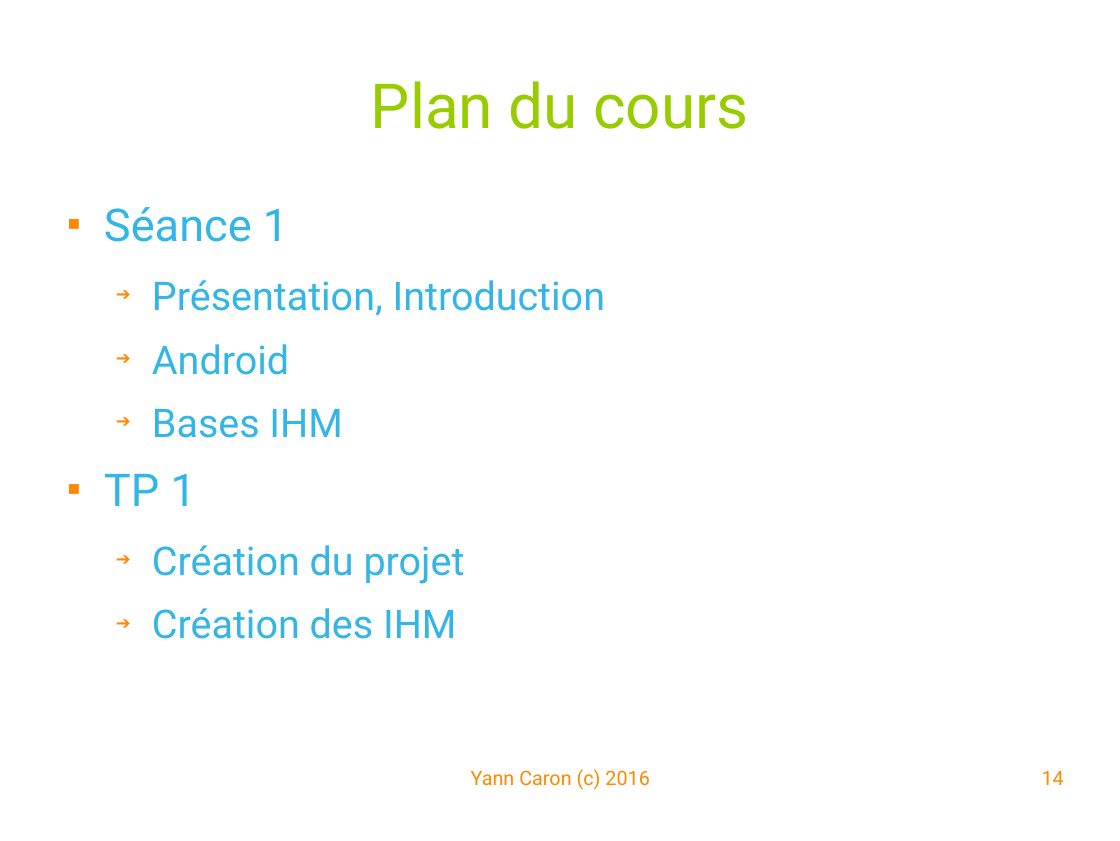
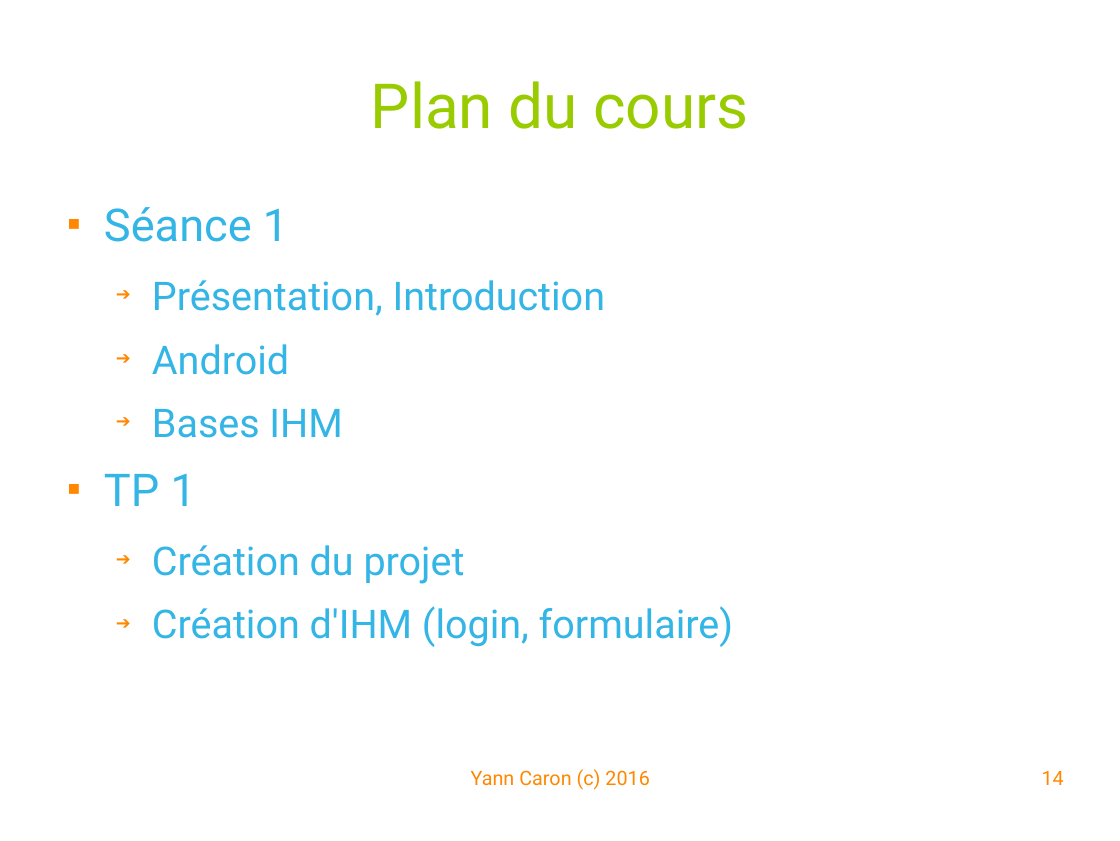
Before and after one commit to YannCaron/Android-ENSG, a slide deck: slide 14 of 00 - Presentation.odp. Drawn at 1120x841 pixels with LibreOffice and Linux fonts; fonts in the diff are those of the drawing; background and template pictures are left out. Boxes give left, top, right and bottom in pixels: in the first picture for what was removed or moved away, otherwise in the second. Text is boxed around its words. In the diff, an @@ line names an element or a change of style, - is before the commit and + after.

```diff
--- a/00 - Presentation.odp
+++ b/00 - Presentation.odp
@@ text at box(152, 606, 733, 647): text changed @@
-  ➔ Création des IHM
+  ➔ Création d'IHM (login, formulaire)
```
Also in this commit, not shown: 1 other slide changed, 16 other files.
